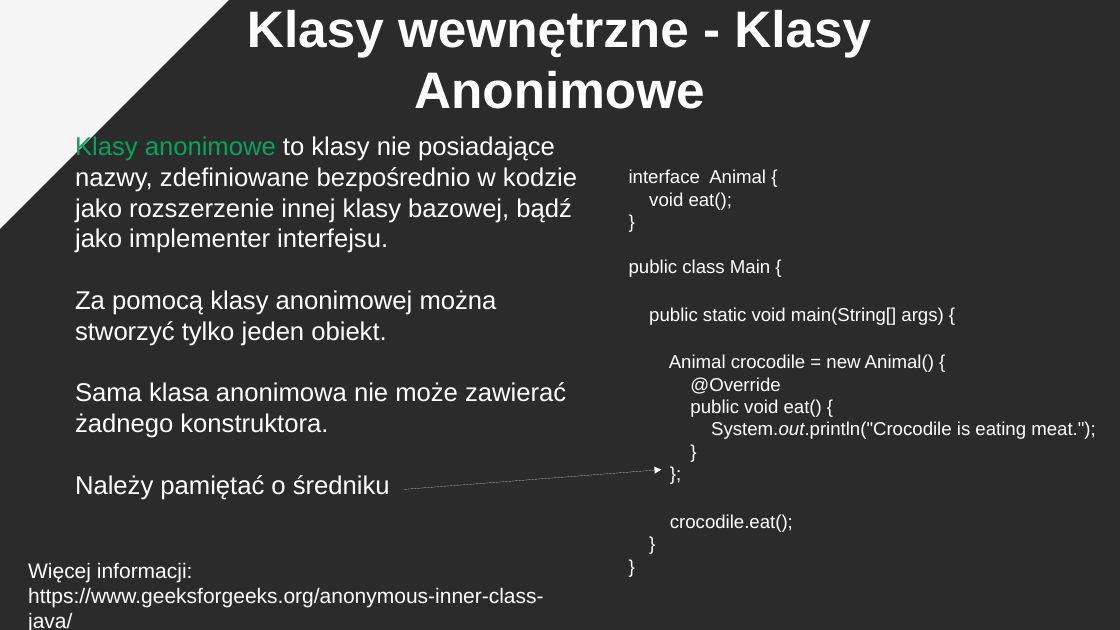
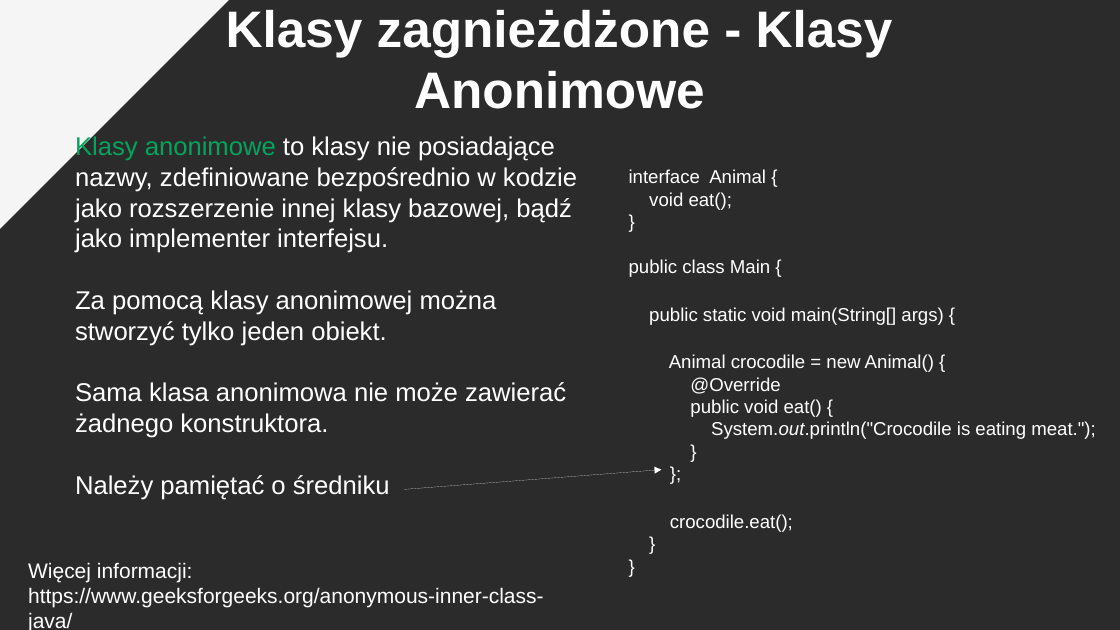
Before and after one commit to pkrajnik/WprowadzenieDoJava4Zajecia, a slide deck: slide 36 of WprowadzenieDoJezykaJAVA_v3_PiotrKrajnik.pptx. Drawn at 1120x630 pixels with LibreOffice and Linux fonts; fonts in the diff are those of the drawing; background and template pictures are left out; a plain dark background stands for a picture behind light text. Boxes give left, top, right and bottom in pixels: in the first picture for what was removed or moved away, otherwise in the second. Text is boxed around its words. In the diff, an @@ line names an element or a change of style, - is before the commit and + after.

```diff
--- a/WprowadzenieDoJezykaJAVA_v3_PiotrKrajnik.pptx
+++ b/WprowadzenieDoJezykaJAVA_v3_PiotrKrajnik.pptx
@@ text at box(226, 10, 893, 109): text changed @@
-Klasy wewnętrzne - Klasy Anonimowe
+Klasy zagnieżdżone - Klasy Anonimowe
```
Also in this commit, not shown: 1 other slide changed, 1 slide added.
